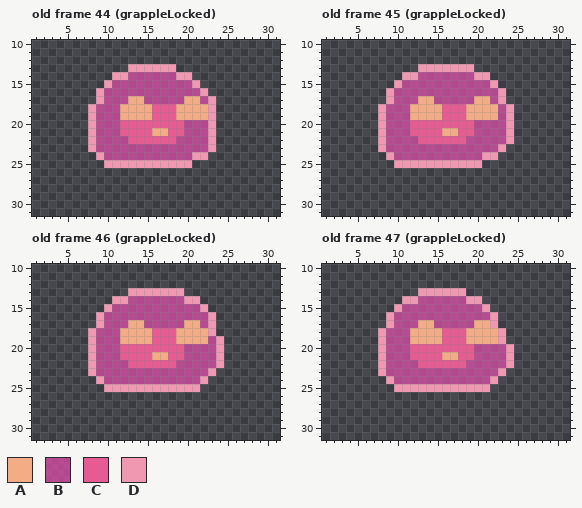
Pixel-art file, stored at Assets/Art/Player/slime.aseprite. That is the earlier state.
32x32 pixels, 117 frames. Shown: old frame 44 (grappleLocked): x 1..31, y 10..31; old frame 45 (grappleLocked): x 1..31, y 10..31; old frame 46 (grappleLocked): x 1..31, y 10..31; old frame 47 (grappleLocked): x 1..31, y 10..31. The commit also changed other frames, which this record leaves out.
Visible layers, top first: "tool", "face", "outline", "jelly" opacity 70%, "core".
Palette (. is transparent): A #f4ac86  B #e84db0b3  C #e65b92  D #f097b1
Pixels before, old frame 44 (grappleLocked), first column x 8:
13 .....DDDDDD.....
14 ...DDBBBBBBDD...
15 ..DBBBBBBBBBBD..
16 .DBBBBBBBBBBBBD.
17 .DBBBAABBBBBAABD
18 DBBBAAAACCCAAAAD
19 DBBBAAAACCCAAAAD
20 DBBBCCCCCCCCBBBD
21 DBBBCCCCAACCBBBD
22 DBBBBCCCCCCBBBBD
23 DBBBBBBBBBBBBBBD
24 .DBBBBBBBBBBBDD.
25 ..DDDDDDDDDDD...
Pixels before, old frame 45 (grappleLocked), first column x 8:
13 .....DDDDDDD.....
14 ...DDBBBBBBBDD...
15 ..DBBBBBBBBBBBD..
16 .DBBBBBBBBBBBBBD.
17 .DBBBAABBBBBAABD.
18 DBBBAAAACCCAAAABD
19 DBBBAAAACCCAAAABD
20 DBBBCCCCCCCCBBBBD
21 DBBBCCCCAACCBBBBD
22 DBBBBCCCCCCBBBBBD
23 DBBBBBBBBBBBBBBD.
24 .DBBBBBBBBBBBDD..
25 ..DDDDDDDDDDD....
Pixels before, old frame 46 (grappleLocked), first column x 8:
13 .....DDDDDDD.....
14 ...DDBBBBBBBDD...
15 ..DBBBBBBBBBBBD..
16 .DBBBBBBBBBBBBBD.
17 .DBBBAABBBBBAABD.
18 DBBBAAAACCCAAAAD.
19 DBBBAAAACCCAAAABD
20 DBBBCCCCCCCCBBBBD
21 DBBBCCCCAACCBBBBD
22 DBBBBCCCCCCBBBBBD
23 DBBBBBBBBBBBBBBD.
24 .DBBBBBBBBBBBBD..
25 ..DDDDDDDDDDDD...
Pixels before, old frame 47 (grappleLocked), first column x 8:
13 .....DDDDDD......
14 ...DDBBBBBBDD....
15 ..DBBBBBBBBBBD...
16 .DBBBBBBBBBBBBD..
17 .DBBBAABBBBBAAD..
18 DBBBAAAACCCAAAAD.
19 DBBBAAAACCCAAAAD.
20 DBBBCCCCCCCCBBBBD
21 DBBBCCCCAACCBBBBD
22 DBBBBCCCCCCBBBBBD
23 DBBBBBBBBBBBBBBD.
24 .DBBBBBBBBBBBBD..
25 ..DDDDDDDDDDDD...
And afterwards:
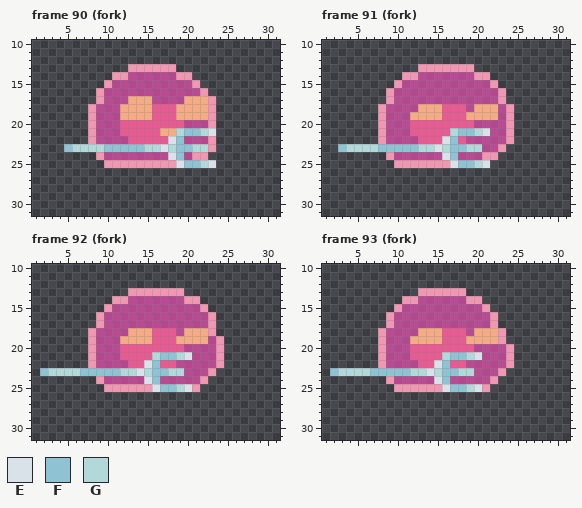
Colours new in this view: E #d9e1e9  F #8fc2d2  G #b2d8d9
A new or re-ordered frame is compared with the old frame closest to it.
The commit says: added fork & bubble wand animations
From old to new:
frames 117 -> 124
Frame 90 (fork) is new; against old frame 44 (grappleLocked), layers "tool", "face":
y 17: x 15 B -> A; x 22 B -> A
y 21: x 16 A -> C; x 18..23 CCBBBD -> AGFFGE
y 22: x 18..19 CB -> EF
y 23: x 5..22 ...DBBBBBBBBBBBBBB -> FGGGGFFFFFGGEGFFGG
y 24: x 18..19 BB -> EF
y 25: x 19..23 DD... -> EFFGE
Frame 91 (fork) is new; against old frame 45 (grappleLocked), layers "tool", "face":
y 17: x 13..14 AA -> BB; x 20..21 AA -> BB
y 18: x 12 A -> B; x 19 A -> B
y 21: x 16..21 AACCBB -> CGFFGE
y 22: x 16..17 CC -> EF
y 23: x 3..20 .....DBBBBBBBBBBBB -> FGGGGFFFFFGGEGFFGG
y 24: x 16..17 BB -> EF
y 25: x 17..21 DDDD. -> EFFGE
Frame 92 (fork) is new; against old frame 46 (grappleLocked), layers "tool", "face":
y 17: x 13..14 AA -> BB; x 20..21 AA -> BB
y 18: x 12 A -> B; x 19 A -> B
y 21: x 16..20 AACCB -> GFFGE
y 22: x 15..16 CC -> EF
y 23: x 2..19 ......DBBBBBBBBBBB -> FGGGGFFFFFGGEGFFGG
y 24: x 15..16 BB -> EF
y 25: x 16..20 DDDDD -> EFFGE
Frame 93 (fork) is new; against old frame 47 (grappleLocked), layers "tool", "face": the same change as frame 92 (fork)
Changed places in both pictures, as pixel boxes (x1, y1, x2, y2):
changed: (64, 96, 216, 168)
changed: (338, 96, 490, 168)
changed: (40, 320, 200, 392)
changed: (330, 320, 490, 392)
